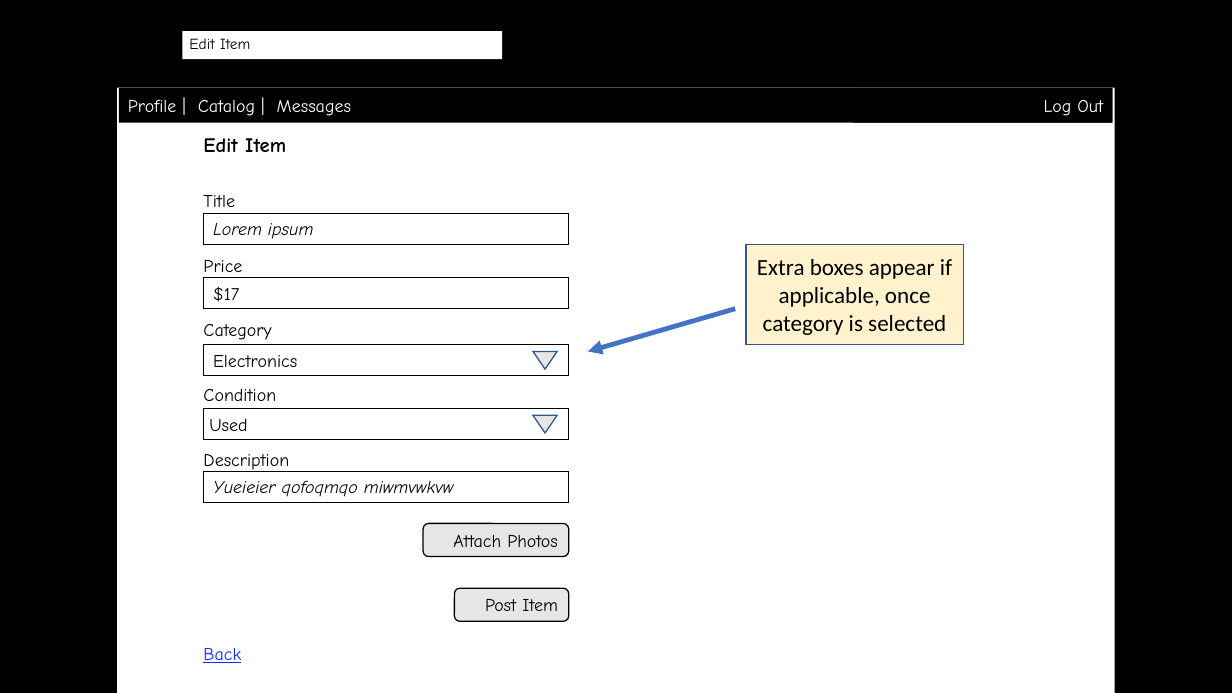
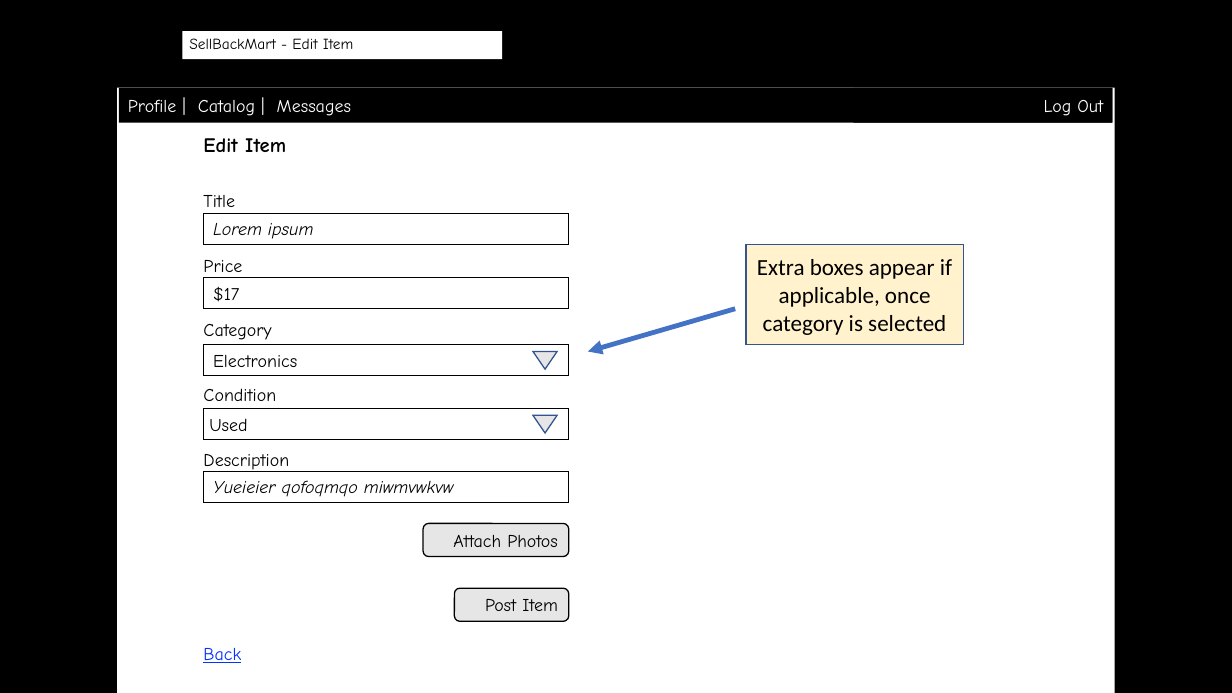
Before and after one commit to byllynho/SellBackMart, a slide deck: slide 9 of docs/wireframes/wireframes.pptx (slide 6 before the commit). Drawn at 1232x693 pixels with LibreOffice and Linux fonts; fonts in the diff are those of the drawing; background and template pictures are left out. Boxes give left, top, right and bottom in pixels: in the first picture for what was removed or moved away, otherwise in the second. Text is boxed around its words. In the diff, an @@ line names an element or a change of style, - is before the commit and + after.

```diff
--- a/docs/wireframes/wireframes.pptx
+++ b/docs/wireframes/wireframes.pptx
@@ text at bbox=[189, 38, 353, 49]: text changed @@
-Edit Item
+SellBackMart - Edit Item
```
Also in this commit, not shown: 10 other slides changed, 3 slides added.
